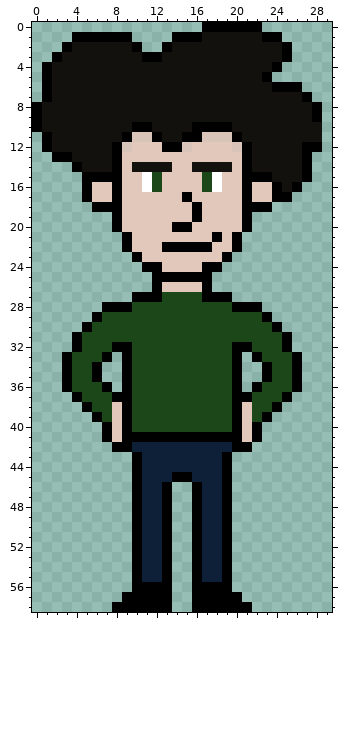
Pixel-art file: WIP/Jay.aseprite. Above, as it was before the edit.
30x59 pixels, 1 frame.
The same view after the edit:
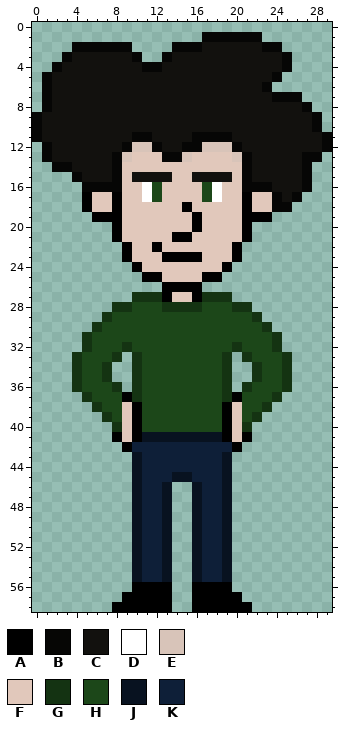
Palette (. is transparent): A #000000  B #060605  C #12110e  D #ffffff  E #d8c4b9  F #e1c8bb  G #143312  H #1c4719  J #081220  K #0e1f38
Change:
@@ x 0..29 @@
- 0 .................AAAAAA.......
- 1 ....AAAAAA....AAACCCCCCAA.....
- 2 ...ACCCCCCA..ACCCCCCCCCCCA....
- 3 ..ACCCCCCCCAACCCCCCCCCCCCA....
- 4 .ACCCCCCCCCCCCCCCCCCCCCCA.....
- 5 .ACCCCCCCCCCCCCCCCCCCCCA......
- 6 .ACCCCCCCCCCCCCCCCCCCCCCAAA...
- 7 .ACCCCCCCCCCCCCCCCCCCCCCCCCA..
- 8 ACCCCCCCCCCCCCCCCCCCCCCCCCCCA.
- 9 ACCCCCCCCCCCCCCCCCCCCCCCCCCCA.
-10 ACCCCCCCCCAACCCCAAAACCCCCCCCC.
-11 .ACCCCCCCAEEACCAAEEEACCCCCCCC.
-12 .ACCCCCCAEFFFAAEFFFFEACCCCCAA.
-13 ..AACCCCAFFFFFFFFFFFFACCCCCA..
-14 ....ACCCAFCCCCFFCCCCFACCCCCA..
-15 .....AAAAFFDHFFFFHDFFAAACCCA..
-16 .....AFFAFFDHFFFFHDFFAFFACA...
-17 .....AFFAFFFFFFAFFFFFAFFAA....
-18 ......AAAFFFFFFFAFFFFAAA......
-19 ........AFFFFFFFAFFFFA........
-20 ........AFFFFFAAFFFFFA........
-21 .........AFFFFFFFFAFA.........
-22 .........AFFFAAAAAFFA.........
-23 ..........AFFFFFFFFA..........
-24 ...........AAFFFFAA...........
-25 ............AAAAAA............
-26 ............AFFFFA............
-27 ..........AAAHHHHAAA..........
-28 .......AAAHHHHHHHHHHAAA.......
-29 ......AHHHHHHHHHHHHHHHHA......
-30 .....AHHHHHHHHHHHHHHHHHHA.....
-31 ....AHHHHHHHHHHHHHHHHHHHHA....
-32 ....AHHHAAHHHHHHHHHHAAHHHA....
-33 ...AHHHA.AHHHHHHHHHHA.AHHHA...
-34 ...AHHA..AHHHHHHHHHHA..AHHA...
-35 ...AHHA..AHHHHHHHHHHA..AHHA...
-36 ...AHHHA.AHHHHHHHHHHA.AHHHA...
-37 ....AHHHAAHHHHHHHHHHAAHHHA....
-38 .....AHHFAHHHHHHHHHHAFHHA.....
-39 ......AHFAHHHHHHHHHHAFHA......
-40 .......AFAHHHHHHHHHHAFA.......
-41 .......AFAAAAAAAAAAAAFA.......
-42 ........AAKKKKKKKKKKAA........
-43 ..........AKKKKKKKKA..........
-44 ..........AKKKKKKKKA..........
-45 ..........AKKKAAKKKA..........
-46 ..........AKKA..AKKA..........
-47 ..........AKKA..AKKA..........
-48 ..........AKKA..AKKA..........
-49 ..........AKKA..AKKA..........
-50 ..........AKKA..AKKA..........
-51 ..........AKKA..AKKA..........
-52 ..........AKKA..AKKA..........
-53 ..........AKKA..AKKA..........
-54 ..........AKKA..AKKA..........
-55 ..........AKKA..AKKA..........
+ 0 ..............................
+ 1 .................BBBBBB.......
+ 2 ....BBBBBB....BBBCCCCCCBB.....
+ 3 ...BCCCCCCB..BCCCCCCCCCCCB....
+ 4 ..BCCCCCCCCBBCCCCCCCCCCCCB....
+ 5 .BCCCCCCCCCCCCCCCCCCCCCCB.....
+ 6 .BCCCCCCCCCCCCCCCCCCCCCB......
+ 7 .BCCCCCCCCCCCCCCCCCCCCCCBBB...
+ 8 .BCCCCCCCCCCCCCCCCCCCCCCCCCB..
+ 9 BCCCCCCCCCCCCCCCCCCCCCCCCCCCB.
+10 BCCCCCCCCCCCCCCCCCCCCCCCCCCCB.
+11 BCCCCCCCCCBBCCCCBBBBCCCCCCCCCB
+12 .BCCCCCCCBEEBCCBBEEEBCCCCCCCCB
+13 .BCCCCCCBEFFFBBEFFFFEBCCCCCBB.
+14 ..BBCCCCBFFFFFFFFFFFFBCCCCCB..
+15 ....BCCCBFCCCCFFCCCCFBCCCCCB..
+16 .....BBBBFFDHFFFFHDFFBBBCCCB..
+17 .....AFFAFFDHFFFFHDFFAFFBCB...
+18 .....AFFAFFFFFFAFFFFFAFFBB....
+19 ......AAAFFFFFFFAFFFFAAA......
+20 ........AFFFFFFFAFFFFA........
+21 ........AFFFFFAAFFFFFA........
+22 .........AFFAFFFFFFFA.........
+23 .........AFFFAAAAFFFA.........
+24 ..........AFFFFFFFFA..........
+25 ...........AAFFFFAA...........
+26 .............AAAA.............
+27 ..........GGGAFFAGGG..........
+28 ........GGHHHGGGGHHHGG........
+29 .......GHHHHHHHHHHHHHHG.......
+30 ......GHHHHHHHHHHHHHHHHG......
+31 .....GHHHHHHHHHHHHHHHHHHG.....
+32 .....GHHHGHHHHHHHHHHGHHHG.....
+33 ....GHHHG.GHHHHHHHHG.GHHHG....
+34 ....GHHG..GHHHHHHHHG..GHHG....
+35 ....GHHG..GHHHHHHHHG..GHHG....
+36 ....GHHHG.GHHHHHHHHG.GHHHG....
+37 .....GHHHAGHHHHHHHHGAHHHG.....
+38 ......GHHFAHHHHHHHHAFHHG......
+39 .......GHFAHHHHHHHHAFHG.......
+40 ........GFAHHHHHHHHAFG........
+41 ........AFAJJJJJJJJAFA........
+42 .........AKKKKKKKKKKA.........
+43 ..........JKKKKKKKKJ..........
+44 ..........JKKKKKKKKJ..........
+45 ..........JKKKJJKKKJ..........
+46 ..........JKKJ..JKKJ..........
+47 ..........JKKJ..JKKJ..........
+48 ..........JKKJ..JKKJ..........
+49 ..........JKKJ..JKKJ..........
+50 ..........JKKJ..JKKJ..........
+51 ..........JKKJ..JKKJ..........
+52 ..........JKKJ..JKKJ..........
+53 ..........JKKJ..JKKJ..........
+54 ..........JKKJ..JKKJ..........
+55 ..........JKKJ..JKKJ..........
 56 ..........AAAA..AAAA..........
